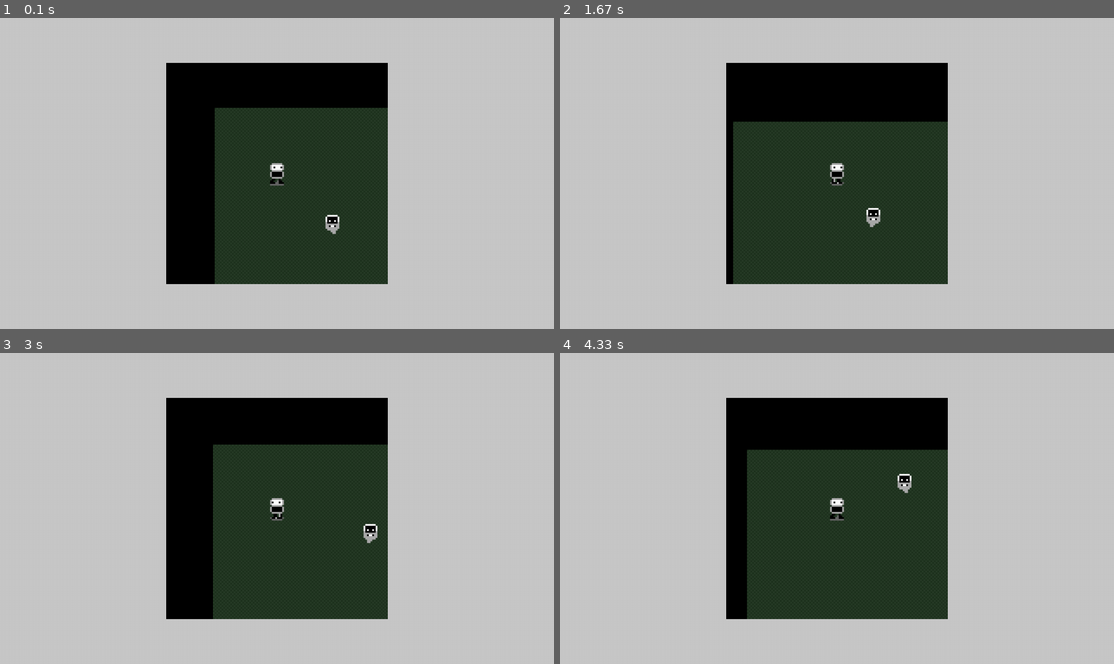
Above: before the commit, frames 1-4 (two rows, left to right).
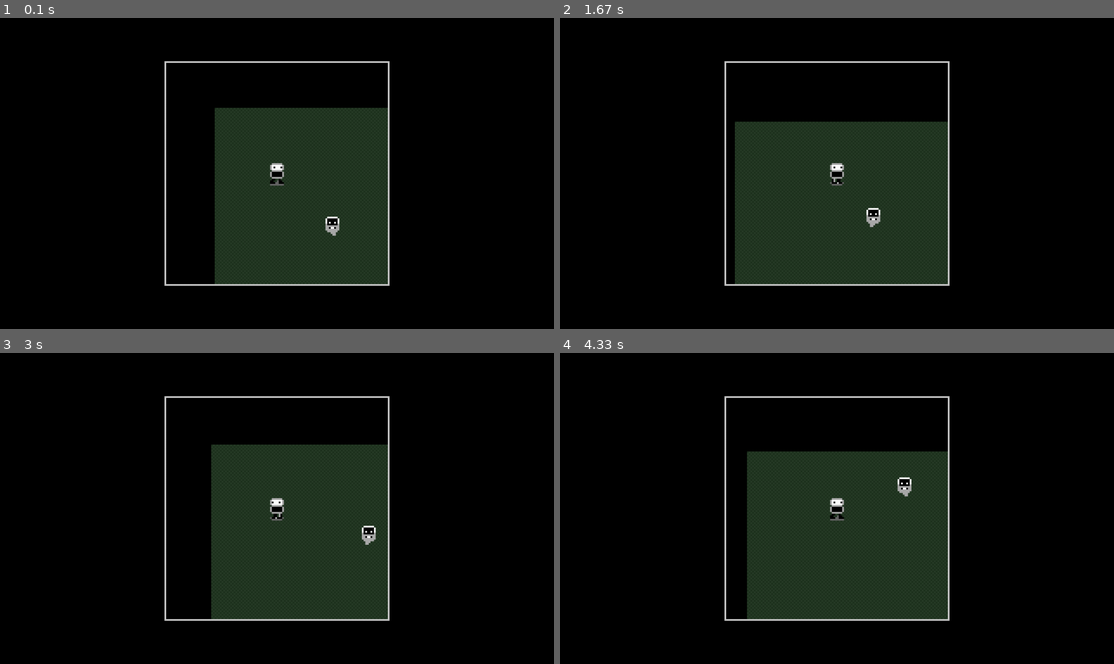
Above: after the commit, the same moments.

Repository: thefonzie-codes/pygame-rpg
Game: pygame game, started from main.py
The game is run twice, just before and just after one commit, with the same random seed, the same clock (stepped at 60 frames per second) and the same inputs.
Inputs:
- Up to frame 1 (0.1 s): no input
- Up to frame 2 (1.67 s): hold D 0.33-0.8 s; hold W 0.83-1.13 s; hold D 1.17-1.63 s
- Up to frame 3 (3 s): hold A 1.67-2.2 s; hold S 2.23-2.53 s; hold A 2.57-2.97 s
- Up to frame 4 (4.33 s): hold W 3-3.37 s; hold D 3.4-4.03 s; hold S from 4.07 s (still down)

The runs differ from the first frame. In frame 1, 71% of the frame differs, in the area x 0-100%, y 0-100%; in frame 2, 71%; in frame 3, 71%; in frame 4, 71%.

Commit message:
fixed the frame

Diff:
--- a/constants.py
+++ b/constants.py
@@ -1,7 +1,8 @@
+import pygame
+
 PIXEL_SIZE = 4
 GRID_SIZE = 128
-VIEWPORT_WIDTH = PIXEL_SIZE * GRID_SIZE
-VIEWPORT_HEIGHT = PIXEL_SIZE * GRID_SIZE
+VIEWPORT = pygame.math.Vector2(PIXEL_SIZE * GRID_SIZE, PIXEL_SIZE * GRID_SIZE)
 MAX_MAP_WIDTH = 256
 MAX_MAP_HEIGHT = 256
 FPS = 24
--- a/main.py
+++ b/main.py
@@ -27,7 +27,7 @@
 
     ghost = Ghost(64, 64, PIXEL_SIZE, tick, GRID_SIZE)
 
-    camera = Camera(VIEWPORT_WIDTH, VIEWPORT_HEIGHT)
+    camera = Camera(VIEWPORT.x, VIEWPORT.y)
     camera.set_screen_size(screen_width, screen_height)
 
     base_floor = BaseFloor()
@@ -36,7 +36,7 @@
     player = Player(32, 32, PIXEL_SIZE, tick, level_map)
 
     # Create a surface for the game viewport
-    game_surface = pygame.Surface((VIEWPORT_WIDTH, VIEWPORT_HEIGHT))
+    game_surface = pygame.Surface((VIEWPORT.x, VIEWPORT.y))
 
     while running:
 
@@ -50,7 +50,22 @@
         player.tick = tick
 
         # Fill the main screen with light gray (for the frame)
-        screen.fill(COLORS['lightgrey'])
+        screen.fill(COLORS['black'])
+
+        # Get the position to center the game surface on screen
+        frame_pos = camera.get_frame_position()
+
+        # Draw the game surface onto the main screen at the centered position
+        screen.blit(game_surface, (frame_pos.x, frame_pos.y))
+
+        frame_thickness = 4
+        frame = pygame.Rect(
+            frame_pos.x - frame_thickness,
+            frame_pos.y - frame_thickness,
+            VIEWPORT.x + (frame_thickness * 2),
+            VIEWPORT.y + (frame_thickness * 2),
+        )
+        pygame.draw.rect(screen, COLORS['lightgrey'], frame, frame_thickness)
 
         # Fill the game surface with black
         game_surface.fill(COLORS['black'])
@@ -69,12 +84,6 @@
 
         draw_entity(game_surface, ghost, ghost_pos, COLORS)
         player.draw(game_surface, player_pos)
-
-        # Get the position to center the game surface on screen
-        frame_pos = camera.get_frame_position()
-
-        # Draw the game surface onto the main screen at the centered position
-        screen.blit(game_surface, (frame_pos.x, frame_pos.y))
 
         # Debug information
         if debug_mode and tick % 10 == 0:  # Only print every 10 ticks to avoid console spam
--- a/system/camera.py
+++ b/system/camera.py
@@ -19,6 +19,5 @@
 
     def get_frame_position(self):
         # Calculate position to center the viewport on screen
-        frame_x = (self.screen_size.x - self.size.x) // 2
-        frame_y = (self.screen_size.y - self.size.y) // 2
-        return pygame.math.Vector2(frame_x, frame_y)
+        frame = (self.screen_size - self.size) // 2
+        return pygame.math.Vector2(frame.x, frame.y)
Not shown, added: pygame-rpg.zip
